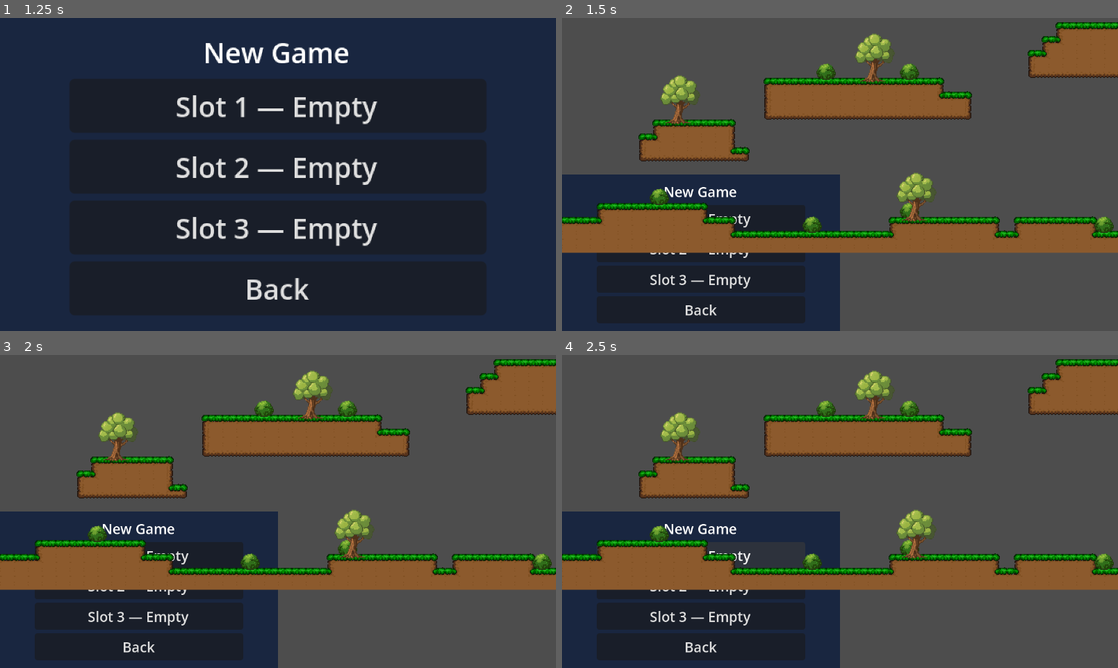
Above: before the commit, frames 1-4 (two rows, left to right).
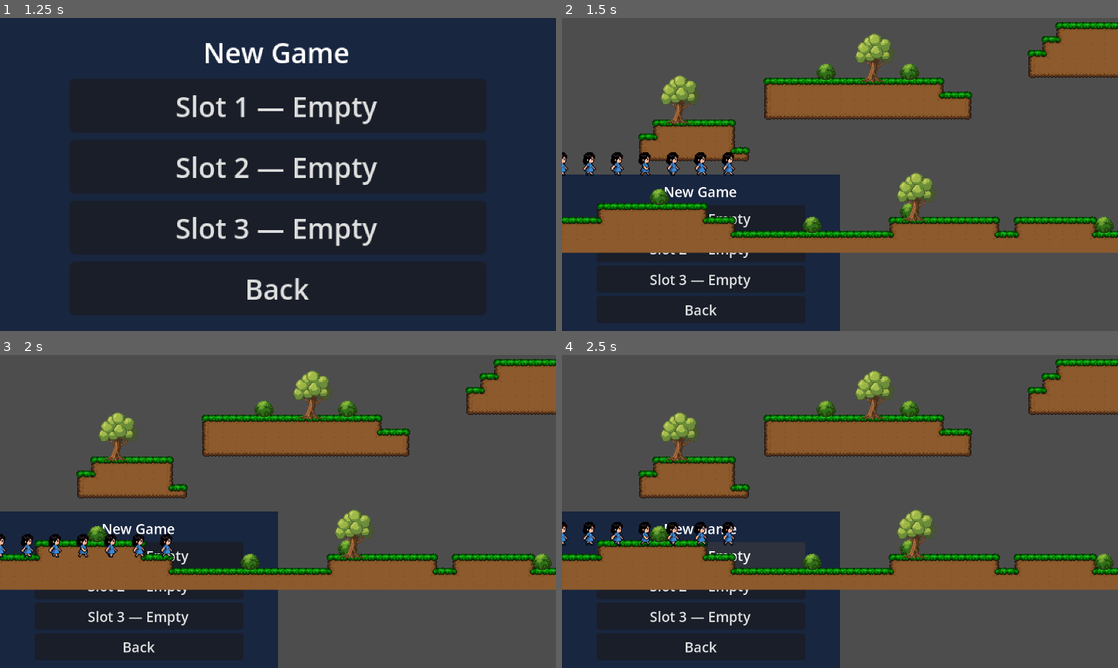
Above: after the commit, the same moments.

Repository: PsyburGai/ninis-adventure
Game: Godot game, scene res://source/scenes/levels/main_menu.tscn
Two runs of this game, one before a commit and one after it. Both use one fixed random seed, a clock stepped at 60 frames per second and the inputs below.
Inputs:
- Up to frame 1 (1.25 s): click "New Game" at 0.5 s
- Up to frame 2 (1.5 s): click "Slot 1 — Empty" at 1.25 s
- Up to frame 3 (2 s): no input
- Up to frame 4 (2.5 s): click "Slot 1 — Empty" at 2 s

Frame 1 is identical in both runs. In frame 2, 0.8% of the frame differs, in the area x 0-32%, y 42-51%; in frame 3, 0.8%, in the area x 0-32%, y 57-65%; in frame 4, 0.8%.

Commit message:
Add Nini to level_1_1 with starting position x=16 y=-20

Diff:
--- a/source/scenes/levels/level_1_1.tscn
+++ b/source/scenes/levels/level_1_1.tscn
@@ -1,6 +1,7 @@
 [gd_scene format=3 uid="uid://bpvehe4my53m3"]
 
 [ext_resource type="PackedScene" uid="uid://dt2g7bysjtcq7" path="res://maps/world1/level_1-1.tmx" id="1_map"]
+[ext_resource type="PackedScene" path="res://source/scenes/player/nini.tscn" id="2_nini"]
 
 [node name="Level1_1" type="Node2D" unique_id=1208219098]
 
@@ -15,3 +16,6 @@
 limit_bottom = 9999
 position_smoothing_enabled = true
 drag_horizontal_enabled = true
+
+[node name="Nini" parent="." instance=ExtResource("2_nini")]
+position = Vector2(16, -20)
--- a/source/scripts/managers/save_manager.gd
+++ b/source/scripts/managers/save_manager.gd
@@ -48,7 +48,7 @@
 func new_game(slot: int) -> void:
 	active_slot = slot
 	current_scene = "res://source/scenes/levels/level_1_1.tscn"
-	position = Vector2(16, 0)
+	position = Vector2(16, -20)
 	health = 5
 	items = []
 	equipment = {}
